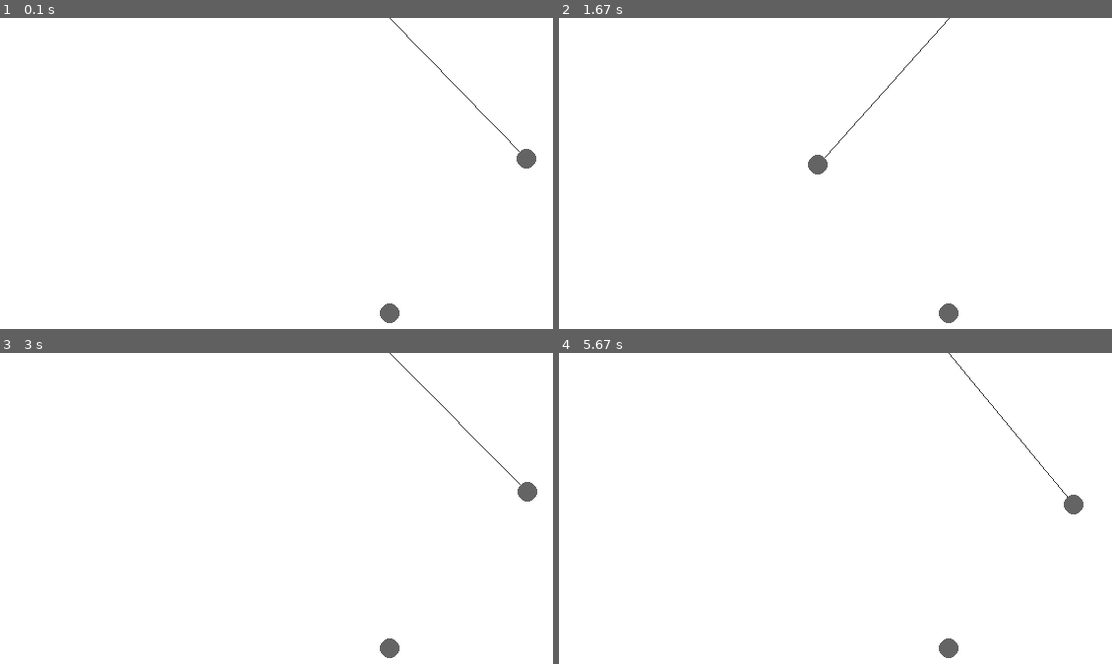
Above: before the commit, frames 1-4 (two rows, left to right).
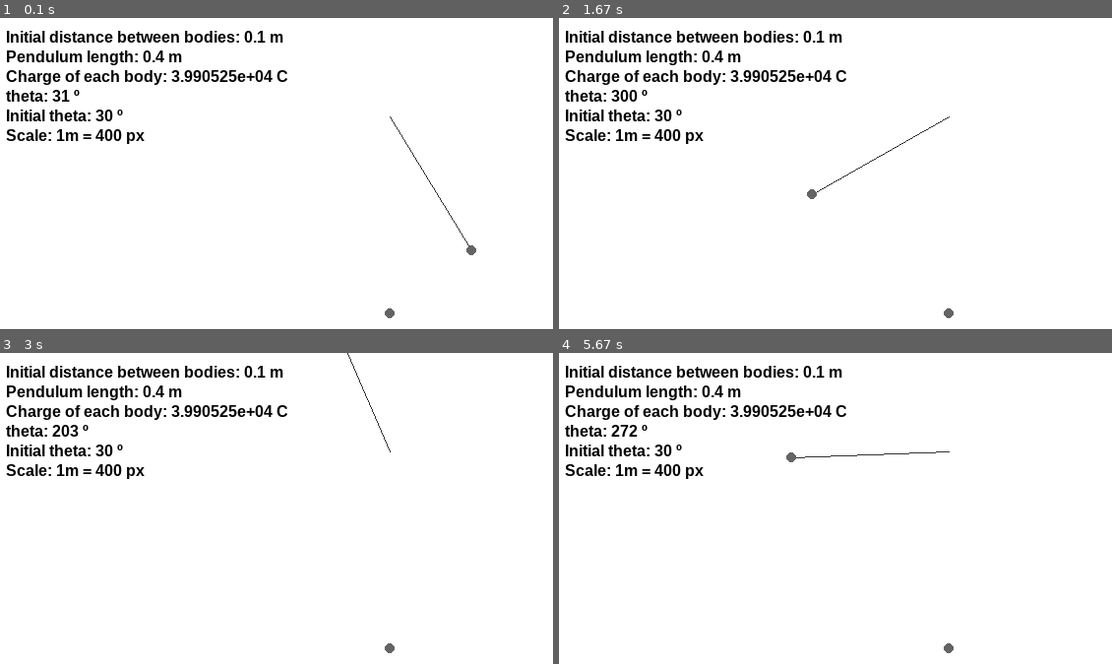
Above: after the commit, the same moments.

Repository: WashingtonCC/ElectricPendulum
Game: pygame game, started from physics explained/pygame1.py
The game is run twice, just before and just after one commit, with the same random seed, the same clock (stepped at 60 frames per second) and the same inputs.
Inputs:
- Up to frame 1 (0.1 s): no input
- Up to frame 2 (1.67 s): no input
- Up to frame 3 (3 s): no input
- Up to frame 4 (5.67 s): no input

The runs differ from the first frame. In frame 1, 4.1% of the frame differs, in the area x 1-97%, y 0-99%; in frame 2, 4.2%, in the area x 1-73%, y 0-99%; in frame 3, 4.1%; in frame 4, 4.2%.

Commit message:
no way this works

Diff:
--- a/physics explained/pygame1.py
+++ b/physics explained/pygame1.py
@@ -13,14 +13,18 @@
 #pygameZoom.set_background((255, 255, 255))
 #pygameZoom.set_zoom_strength(10000)
 
-Q = 2 * 10 ** (-1)
+Q = 2 * 10 ** (4.3)
 k = 9 * 10 ** (-9)
 g = 9.8
 
 # 1 METER = 100PX
+scale = 400
 
-l = 2
-l0 = 1
+axis = (width/2, 100)
+radius = 5
+
+l = .4
+l0 = .1
 
 q = Q
 q0 = Q
@@ -28,16 +32,15 @@
 t = 0
 dt = 0.01
 
-axis = (width/2, 0)
-
+theta0 = math.pi/6
 
 class Bob:
     def __init__(self):
-        self.theta = math.pi / 4
+        self.theta = theta0
         self.thetadt = 0
 
-        self.x = l * math.sin(self.theta)*100 + axis[0]
-        self.y = -l * math.cos(self.theta)*100 + axis[1]
+        self.x = l * math.sin(self.theta)*scale + axis[0]
+        self.y = -l * math.cos(self.theta)*scale + axis[1]
 
         self.m = 0.5
         self.q = Q
@@ -50,15 +53,21 @@
             screen,
             (100, 100, 100),
             (self.x, self.y),
-            10,
+            radius,
         )
-        pygame.draw.circle(screen, (100,100,100), (axis[0], l*100 + l0*100 + axis[1]), 10,)
+        pygame.draw.circle(screen, (100,100,100), (axis[0], l*scale + l0*scale + axis[1]), radius,)
 
 
 def update():
     p.draw()
     # pygameZoom.render(screen, (100, 100))
     pygame.display.update()
+
+
+def render_info(text, position):
+    font = pygame.font.SysFont("Arial", 16, True, False)
+    surface = font.render(text, True, (0,0,0))
+    screen.blit(surface, position)
 
 
 p = Bob()
@@ -76,13 +85,16 @@
     p.thetadt = p.thetadt + thetaddt * dt
     p.theta = p.theta + p.thetadt * dt
 
-    p.x = l * math.sin(p.theta) * 100 + axis[0]
-    p.y = l * math.cos(p.theta) * 100 + axis[1]
+    p.x = l * math.sin(p.theta) * scale + axis[0]
+    p.y = l * math.cos(p.theta) * scale + axis[1]
     t = t + dt
 
-    #print(p.theta)
-    #print(p.x, p.y)
-    #print()
+    render_info(f"Initial distance between bodies: {l0} m", [10, 10])
+    render_info(f"Pendulum length: {l} m", [10, 30])
+    render_info("Charge of each body: {:e} C".format(Q), [10, 50])
+    render_info(f"theta: {round(p.theta*180/math.pi)} º", [10, 70])
+    render_info(f"Initial theta: {round(theta0*180/math.pi)} º", [10, 90])
+    render_info(f"Scale: 1m = {scale} px", [10, 110])
 
     update()
     screen.fill((255, 255, 255))
